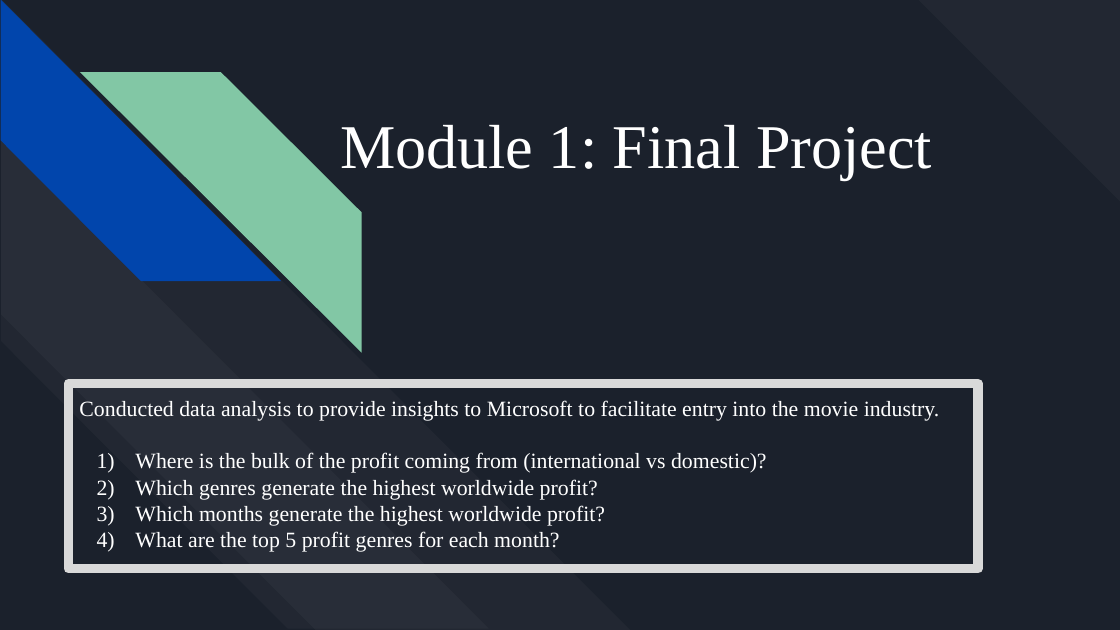
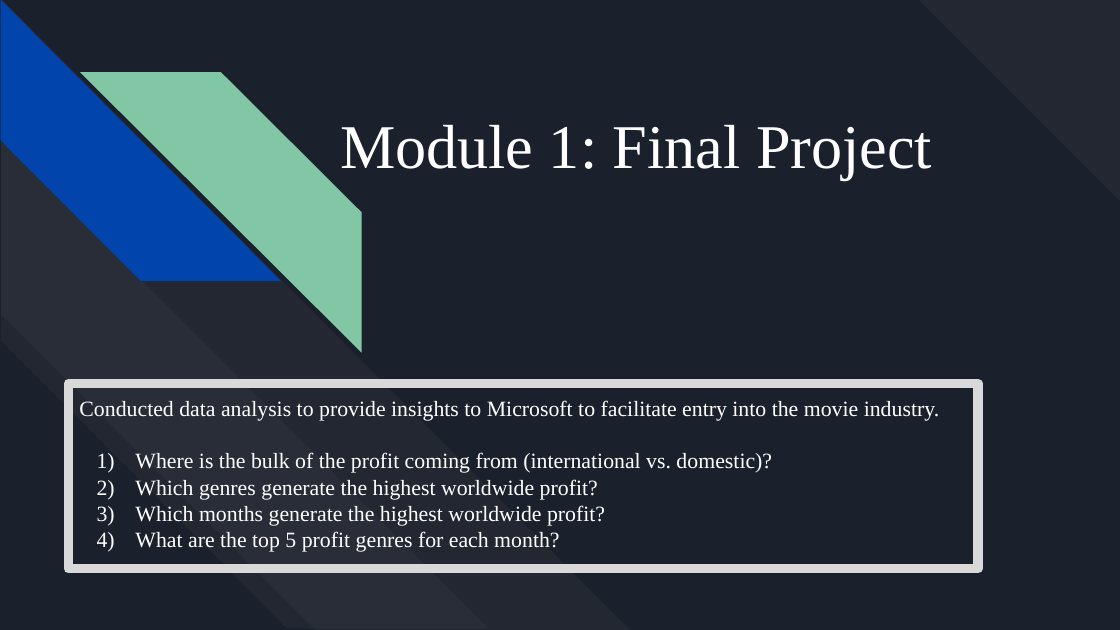
Before and after one commit to luaymatalka/movie-industry---exploratory-data-analysis, a slide deck: slide 1 of reports/presentation.pptx. Drawn at 1120x630 pixels with LibreOffice and Linux fonts; fonts in the diff are those of the drawing. Boxes give left, top, right and bottom in pixels: in the first picture for what was removed or moved away, otherwise in the second. Text is boxed around its words. In the diff, an @@ line names an element or a change of style, - is before the commit and + after.

Commit message:
correct ppt

```diff
--- a/reports/presentation.pptx
+++ b/reports/presentation.pptx
@@ subtitle at [135, 452, 772, 473]: text changed @@
-1) Where is the bulk of the profit coming from (international vs domestic)?
+1) Where is the bulk of the profit coming from (international vs. domestic)?
```
